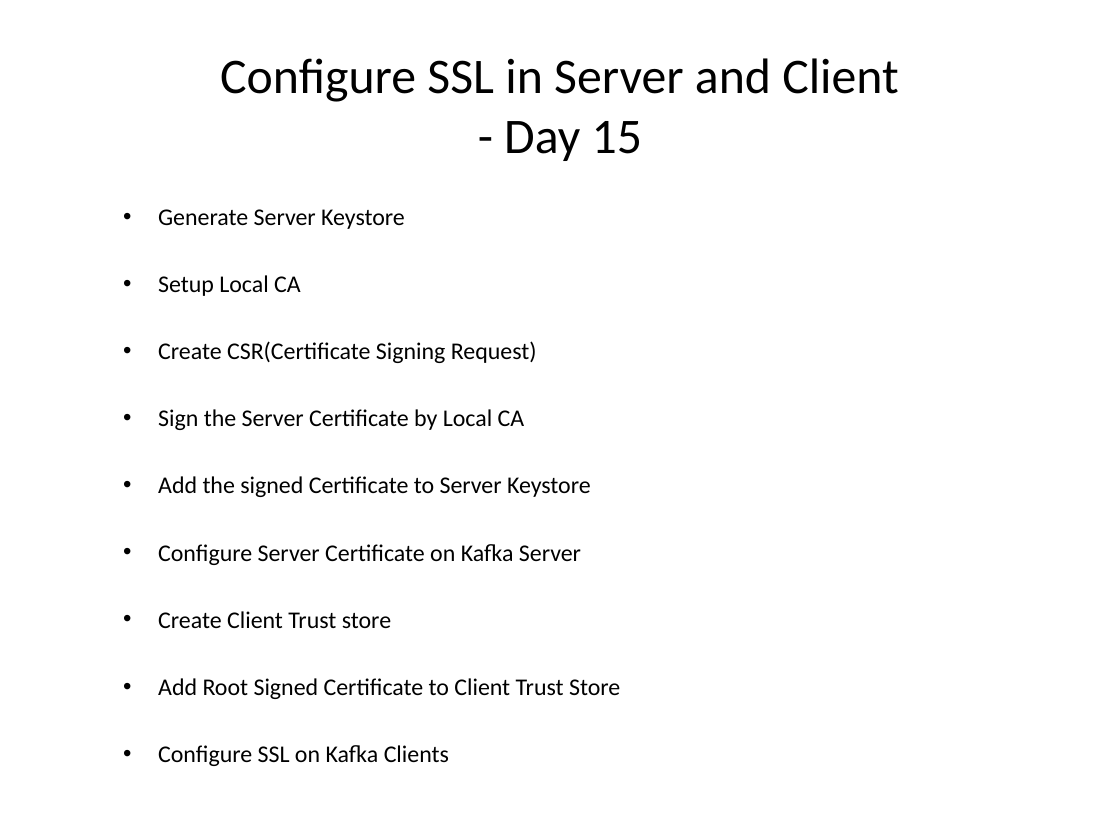
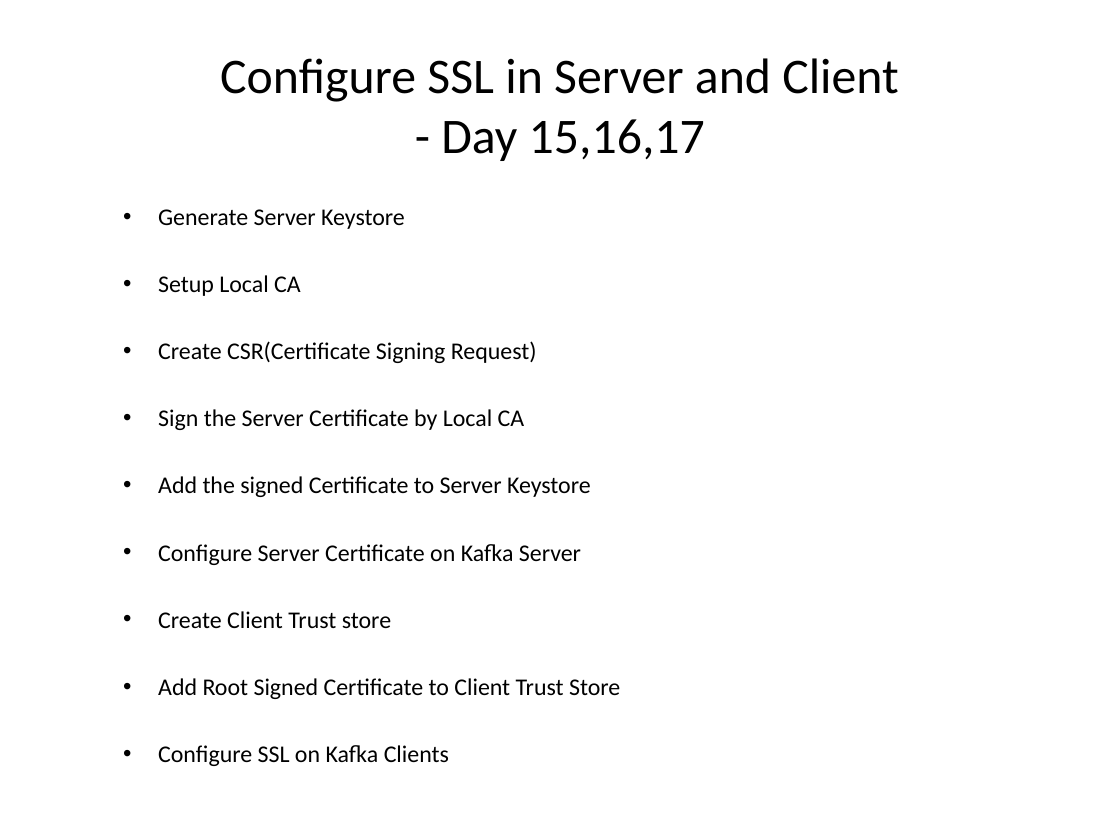
Before and after one commit to sreedharsingaraju/KafkaTutorials, a slide deck: slide 70 of PPT/Kafka-Teaching-Flow.pptx. Drawn at 1120x840 pixels with LibreOffice and Linux fonts; fonts in the diff are those of the drawing. Boxes give left, top, right and bottom in pixels: in the first picture for what was removed or moved away, otherwise in the second. Text is boxed around its words. In the diff, an @@ line names an element or a change of style, - is before the commit and + after.

```diff
--- a/PPT/Kafka-Teaching-Flow.pptx
+++ b/PPT/Kafka-Teaching-Flow.pptx
@@ title at (220,58,898,161): text changed @@
-  Configure SSL in Server and Client
-  - Day 15
+  Configure SSL in Server and Client
+  - Day 15,16,17
```
Also in this commit, not shown: 2 other slides changed, 4 slides added, 2 other files.
